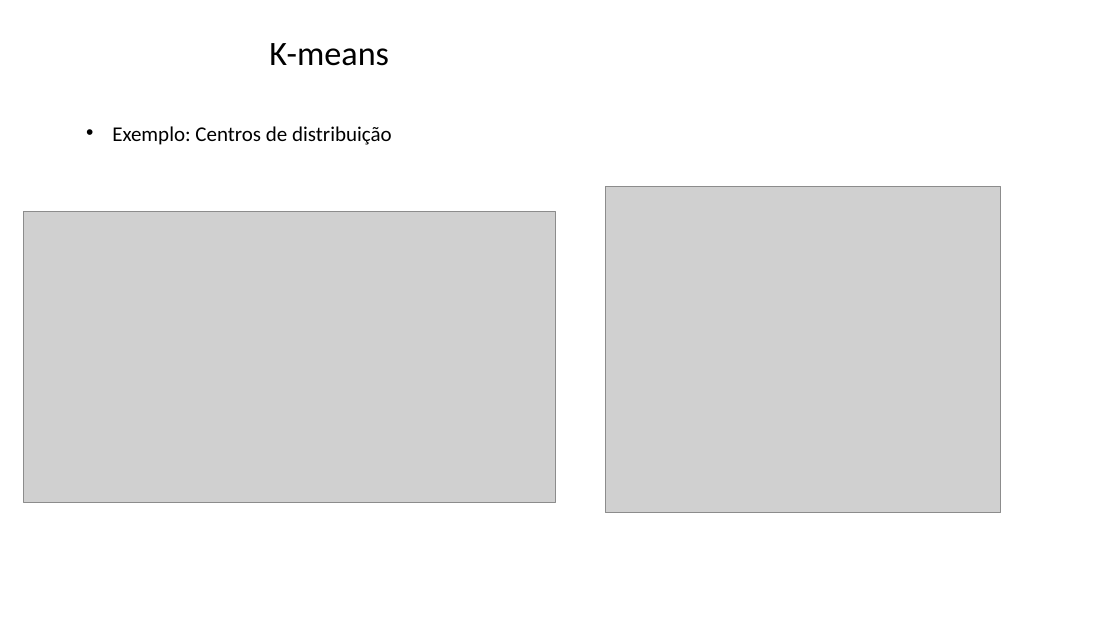
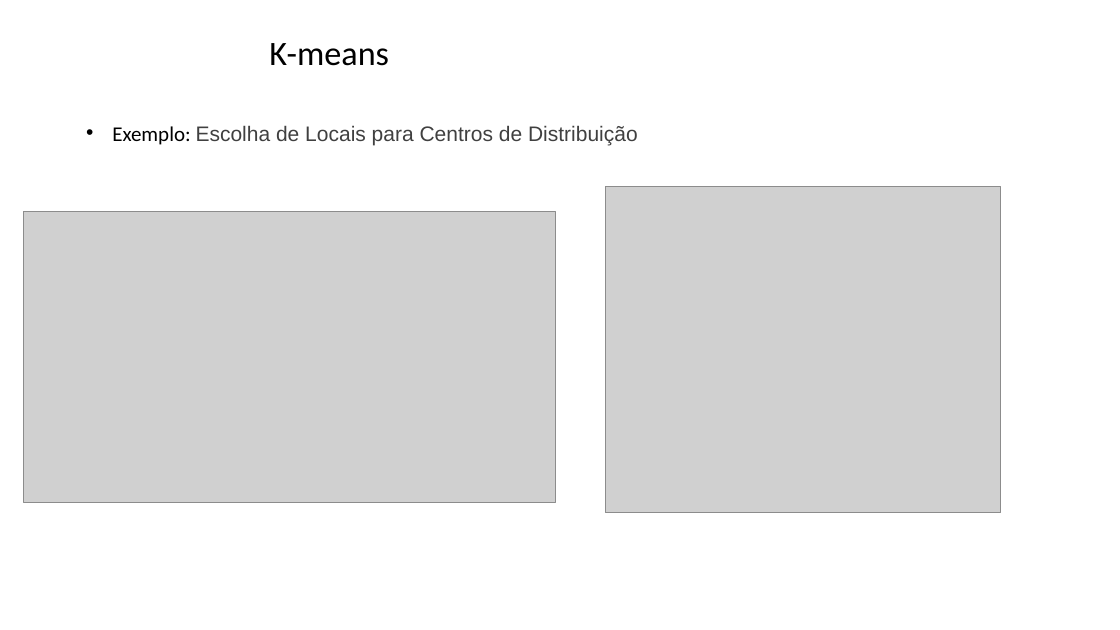
Before and after one commit to zz4fap/tp557-iot-ml, a slide deck: slide 18 of slides/TP557_16_detecção_de_anomalias.pptx (slide 17 before the commit). Drawn at 1120x630 pixels with LibreOffice and Linux fonts; fonts in the diff are those of the drawing; grey boxes stand for pictures; background and template pictures are left out. Boxes give left, top, right and bottom in pixels: in the first picture for what was removed or moved away, otherwise in the second. Text is boxed around its words. In the diff, an @@ line names an element or a change of style, - is before the commit and + after.

Commit message:
update of slides

```diff
--- a/slides/TP557_16_detecção_de_anomalias.pptx
+++ b/slides/TP557_16_detecção_de_anomalias.pptx
@@ text at bbox=[112, 125, 638, 145]: text changed; font Calibri to Arial; text colour #000000 to #404040 @@
-• Exemplo: Centros de distribuição
+• Exemplo: Escolha de Locais para Centros de Distribuição
```
Also in this commit, not shown: 1 other slide changed, 1 slide added, 10 slides removed.
